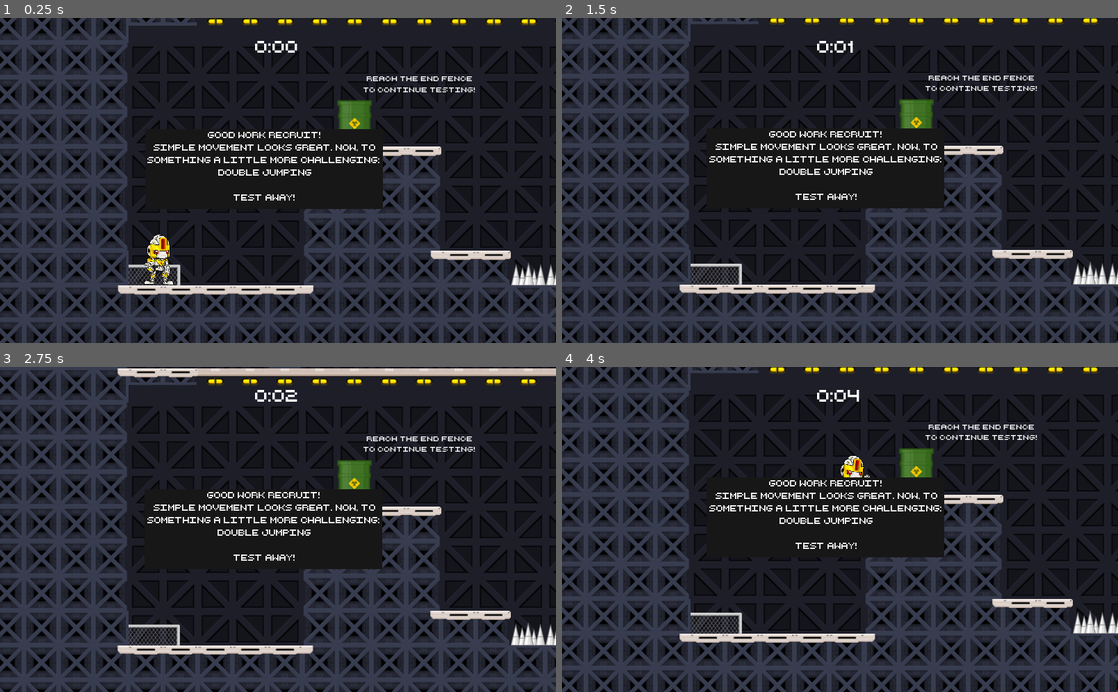
Above: before the commit, frames 1-4 (two rows, left to right).
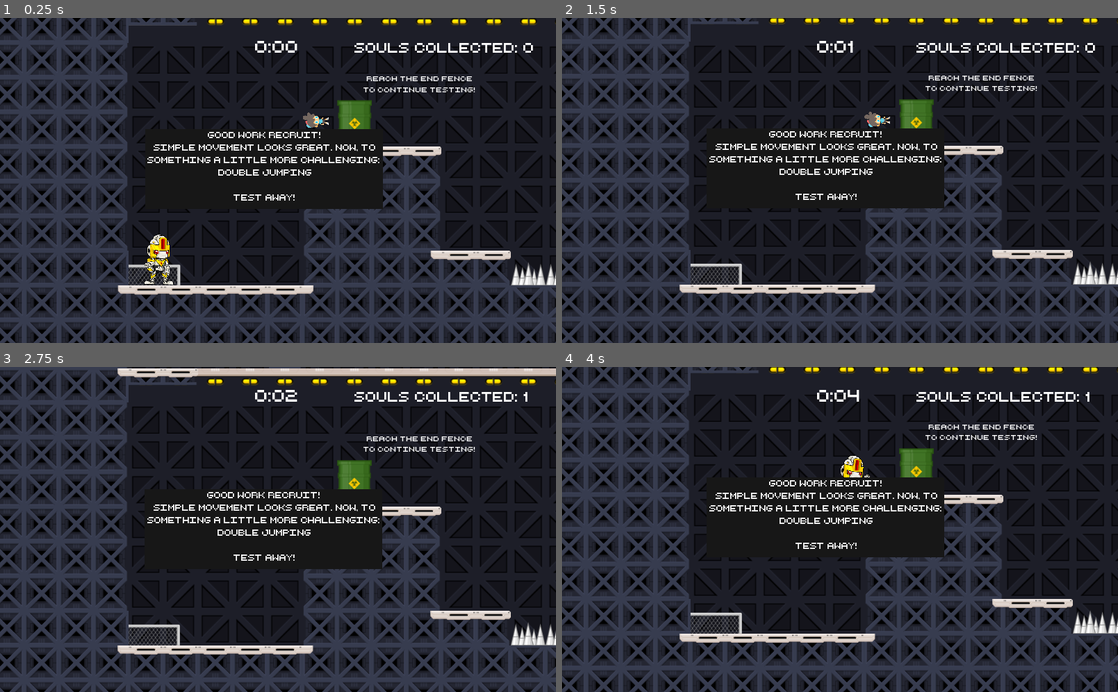
Above: after the commit, the same moments.

Repository: bsu-cs315/FP-LABS
Game: Godot game, scene res://src/Level-2.tscn
Same seed, same stepped clock (60 frames per second), same inputs: the game is played once before the commit and once after it. This scene is started directly instead of the project's main scene.
Inputs:
- Up to frame 1 (0.25 s): no input
- Up to frame 2 (1.5 s): hold Right (move_right) from 0.53 s (still down); tap Space (melee) at 0.6, 1.35 s; tap Up (jump) at 0.77 s
- Up to frame 3 (2.75 s): tap Up (jump) at 1.52 s; release Right (move_right) at 2.03 s; hold Left (move_left) from 2.03 s (still down); tap Space (melee) at 2.1 s
- Up to frame 4 (4 s): release Left (move_left) at 2.78 s; hold Right (move_right) from 2.78 s (still down); tap Space (melee) at 2.85, 3.6 s; tap Up (jump) at 3.02, 3.77 s

The runs differ from the first frame. In frame 1, 0.5% of the frame differs, in the area x 54-96%, y 7-34%; in frame 2, 0.5%; in frame 3, 0.4%; in frame 4, 0.4%.
Error before the commit: Invalid operands 'RID' and 'int' in operator '=='. (res://src/Level-2.gd:84)
Error after the commit: Invalid operands 'RID' and 'int' in operator '=='. (res://src/Level-2.gd:90)

Commit message:
Add collectibles to level 2

Diff:
--- a/project/src/Level-2.gd
+++ b/project/src/Level-2.gd
@@ -9,6 +9,10 @@
 onready var player_sprite := $Player/AnimatedSprite
 onready var queue_free_timer := $Player/QueueFreeTimer
 
+var soul_count := 0
+onready var soul_count_label := $InfoHUDLayer/SoulCountLabel
+onready var soul_group := $SoulGroup
+
 onready var parallax_background := $ParallaxBackground
 onready var level_cam := $LevelCam
 onready var game_over_lose_hud := $GameOverLoseHUD
@@ -18,10 +22,10 @@
 onready var death_sound_player := $DeathSoundPlayer
 onready var win_sound_player := $WinSoundPlayer
 
-onready var timer_hud := $TimeHUDLayer/TimeHUD
-onready var time_label := $TimeHUDLayer/TimeHUD/TimeLabel
-onready var seconds_timer := $TimeHUDLayer/TimeHUD/SecondsTimer
-onready var minutes_timer := $TimeHUDLayer/TimeHUD/MinutesTimer
+onready var timer_hud := $InfoHUDLayer/TimeHUD
+onready var time_label := $InfoHUDLayer/TimeHUD/TimeLabel
+onready var seconds_timer := $InfoHUDLayer/TimeHUD/SecondsTimer
+onready var minutes_timer := $InfoHUDLayer/TimeHUD/MinutesTimer
 var seconds := 0
 var minutes := 0
 
@@ -39,6 +43,8 @@
 		time_label.text = str(minutes) + ":0" + str(seconds)
 	else:
 		time_label.text = str(minutes) + ":" + str(seconds)
+
+	soul_count_label.text = "Souls collected: " + str(soul_count)
 
 
 	if Input.is_action_just_pressed("pause_game"):
@@ -90,6 +96,12 @@
 		win_player()
 
 
+func _on_Player_player_area_hit(area):
+	if area.is_in_group("collectibles"):
+		soul_group.remove_child(area)
+		soul_count += 1
+
+
 func _on_NextLevelButton_pressed():
 	var _ignored = get_tree().change_scene(level3_scene_path)
 
--- a/project/src/Level-2.tscn
+++ b/project/src/Level-2.tscn
@@ -45,6 +45,7 @@
 [ext_resource path="res://assets/Tiles/Spike-flip.png" type="Texture" id=43]
 [ext_resource path="res://assets/ParallaxBackground-2.png" type="Texture" id=44]
 [ext_resource path="res://assets/Objects/Switch (2).png" type="Texture" id=45]
+[ext_resource path="res://SoulCollectible.tscn" type="PackedScene" id=46]
 
 [sub_resource type="TileSet" id=1]
 0/name = "BGTile (1).png 0"
@@ -976,6 +977,10 @@
 size = 30
 font_data = ExtResource( 16 )
 
+[sub_resource type="DynamicFont" id=44]
+size = 25
+font_data = ExtResource( 16 )
+
 [sub_resource type="DynamicFont" id=36]
 size = 50
 font_data = ExtResource( 16 )
@@ -1055,6 +1060,38 @@
 "_edit_use_anchors_": false
 }
 
+[node name="SoulGroup" type="Node2D" parent="."]
+
+[node name="SoulCollectible" parent="SoulGroup" groups=[
+"collectibles",
+] instance=ExtResource( 46 )]
+position = Vector2( 346.059, 191.462 )
+
+[node name="SoulCollectible2" parent="SoulGroup" groups=[
+"collectibles",
+] instance=ExtResource( 46 )]
+position = Vector2( 60.6495, -65.4064 )
+
+[node name="SoulCollectible3" parent="SoulGroup" groups=[
+"collectibles",
+] instance=ExtResource( 46 )]
+position = Vector2( 1506.73, 424.547 )
+
+[node name="SoulCollectible4" parent="SoulGroup" groups=[
+"collectibles",
+] instance=ExtResource( 46 )]
+position = Vector2( 1248.67, 35.6762 )
+
+[node name="SoulCollectible5" parent="SoulGroup" groups=[
+"collectibles",
+] instance=ExtResource( 46 )]
+position = Vector2( 1920.57, -130.813 )
+
+[node name="SoulCollectible6" parent="SoulGroup" groups=[
+"collectibles",
+] instance=ExtResource( 46 )]
+position = Vector2( 2236.9, 530.387 )
+
 [node name="Player" parent="." instance=ExtResource( 17 )]
 position = Vector2( 59.3794, 459.671 )
 
@@ -1112,9 +1149,9 @@
 
 [node name="LevelCam" type="Camera2D" parent="."]
 
-[node name="TimeHUDLayer" type="CanvasLayer" parent="."]
-
-[node name="TimeHUD" type="MarginContainer" parent="TimeHUDLayer"]
+[node name="InfoHUDLayer" type="CanvasLayer" parent="."]
+
+[node name="TimeHUD" type="MarginContainer" parent="InfoHUDLayer"]
 margin_left = 469.0
 margin_top = 32.0
 margin_right = 555.0
@@ -1123,18 +1160,29 @@
 "_edit_use_anchors_": false
 }
 
-[node name="TimeLabel" type="Label" parent="TimeHUDLayer/TimeHUD"]
+[node name="TimeLabel" type="Label" parent="InfoHUDLayer/TimeHUD"]
 margin_right = 86.0
 margin_bottom = 40.0
 custom_fonts/font = SubResource( 35 )
 text = "x:xx"
 
-[node name="SecondsTimer" type="Timer" parent="TimeHUDLayer/TimeHUD"]
+[node name="SecondsTimer" type="Timer" parent="InfoHUDLayer/TimeHUD"]
 autostart = true
 
-[node name="MinutesTimer" type="Timer" parent="TimeHUDLayer/TimeHUD"]
+[node name="MinutesTimer" type="Timer" parent="InfoHUDLayer/TimeHUD"]
 wait_time = 60.0
 autostart = true
+
+[node name="SoulCountLabel" type="Label" parent="InfoHUDLayer"]
+margin_left = 651.764
+margin_top = 37.4577
+margin_right = 1006.76
+margin_bottom = 70.4577
+custom_fonts/font = SubResource( 44 )
+text = "Souls Collected: M"
+__meta__ = {
+"_edit_use_anchors_": false
+}
 
 [node name="GameOverLoseHUD" type="MarginContainer" parent="."]
 margin_left = 134.929
@@ -1317,11 +1365,12 @@
 
 [node name="WinSoundPlayer" type="AudioStreamPlayer" parent="."]
 stream = ExtResource( 12 )
+[connection signal="player_area_hit" from="Player" to="." method="_on_Player_player_area_hit"]
 [connection signal="timeout" from="Player/QueueFreeTimer" to="." method="_on_QueueFreeTimer_timeout"]
 [connection signal="body_shape_entered" from="TrapsArea" to="." method="_on_TrapsArea_body_shape_entered"]
 [connection signal="body_shape_entered" from="WinArea" to="." method="_on_WinArea_body_shape_entered"]
-[connection signal="timeout" from="TimeHUDLayer/TimeHUD/SecondsTimer" to="." method="_on_SecondsTimer_timeout"]
-[connection signal="timeout" from="TimeHUDLayer/TimeHUD/MinutesTimer" to="." method="_on_MinutesTimer_timeout"]
+[connection signal="timeout" from="InfoHUDLayer/TimeHUD/SecondsTimer" to="." method="_on_SecondsTimer_timeout"]
+[connection signal="timeout" from="InfoHUDLayer/TimeHUD/MinutesTimer" to="." method="_on_MinutesTimer_timeout"]
 [connection signal="pressed" from="GameOverLoseHUD/VBoxContainer/HBoxContainer/RetryButton" to="." method="_on_RetryButton_pressed"]
 [connection signal="pressed" from="GameOverLoseHUD/VBoxContainer/HBoxContainer/MainMenuButton" to="." method="_on_MainMenuButton_pressed"]
 [connection signal="pressed" from="GameOverWinHUD/VBoxContainer/HBoxContainer/NextLevelButton" to="." method="_on_NextLevelButton_pressed"]
Not shown: 6 places in project/src/Level-2.tscn that only renumber resources
